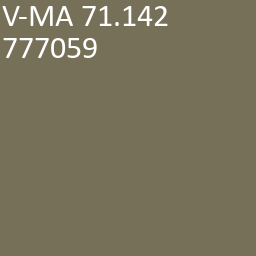
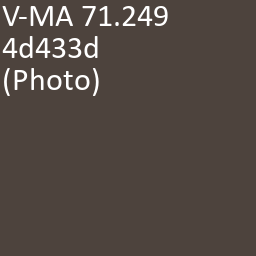
Two versions of the same layered image (256x256). Layer-by-layer changes:
renamed "V-MA 71.142 ..." to "V-MA 71.249 ...", painted on it over [2, 6, 168, 96]
painted on "Achtergrond" over [0, 0, 256, 256]
